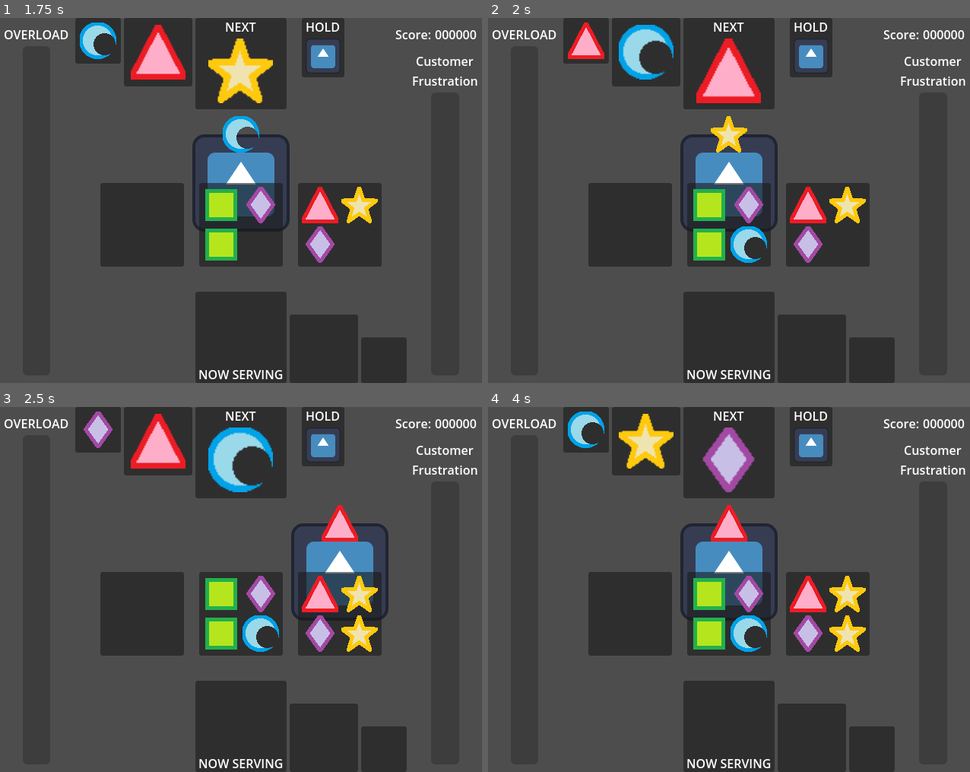
Above: before the commit, frames 1-4 (two rows, left to right).
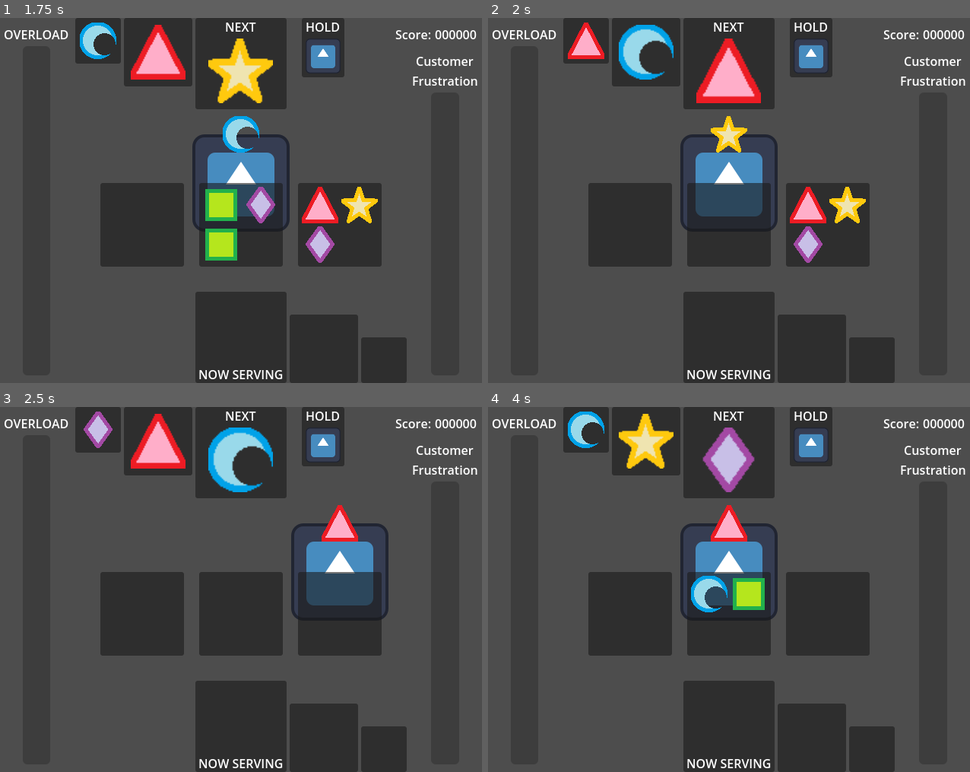
Above: after the commit, the same moments.

Repository: SamBumgardner/cure-all
Game: Godot game, scene res://src/gameplay/gameplay.tscn
The game is run twice, just before and just after one commit, with the same random seed, the same clock (stepped at 60 frames per second) and the same inputs. The engine's default icon, where the game draws it, is replaced by a stand-in: a white triangle on a blue panel in a dark square.
Inputs:
- Up to frame 1 (1.75 s): tap Enter (ui_accept) at 0.5, 0.6, 0.77, 1.07, 1.35, 1.52 s; hold Right (ui_right) 0.53-1.28 s; hold Left (ui_left) from 1.28 s (still down)
- Up to frame 2 (2 s): keep holding Left (ui_left); tap Enter (ui_accept) at 1.82 s
- Up to frame 3 (2.5 s): release Left (ui_left) at 2.03 s; hold Right (ui_right) from 2.03 s (still down); tap Enter (ui_accept) at 2.1 s
- Up to frame 4 (4 s): tap Enter (ui_accept) at 2.75, 2.85, 3.02, 3.32, 3.6, 3.77 s; release Right (ui_right) at 3.53 s; hold Left (ui_left) from 3.53 s (still down)

Frame 1 is identical in both runs. In frame 2, 1.9% of the frame differs, in the area x 42-58%, y 46-68%; in frame 3, 3.5%; in frame 4, 3.8%, in the area x 42-79%, y 46-68%.

Commit message:
make cauldrons trigger brew when filled

Diff:
--- a/game/project.godot
+++ b/game/project.godot
@@ -20,6 +20,55 @@
 window/size/viewport_width=640
 window/size/viewport_height=480
 
+[input]
+
+ui_accept={
+"deadzone": 0.5,
+"events": [Object(InputEventKey,"resource_local_to_scene":false,"resource_name":"","device":0,"window_id":0,"alt_pressed":false,"shift_pressed":false,"ctrl_pressed":false,"meta_pressed":false,"pressed":false,"keycode":4194309,"physical_keycode":0,"key_label":0,"unicode":0,"location":0,"echo":false,"script":null)
+, Object(InputEventKey,"resource_local_to_scene":false,"resource_name":"","device":0,"window_id":0,"alt_pressed":false,"shift_pressed":false,"ctrl_pressed":false,"meta_pressed":false,"pressed":false,"keycode":4194310,"physical_keycode":0,"key_label":0,"unicode":0,"location":0,"echo":false,"script":null)
+, Object(InputEventKey,"resource_local_to_scene":false,"resource_name":"","device":0,"window_id":0,"alt_pressed":false,"shift_pressed":false,"ctrl_pressed":false,"meta_pressed":false,"pressed":false,"keycode":32,"physical_keycode":0,"key_label":0,"unicode":32,"location":0,"echo":false,"script":null)
+, Object(InputEventJoypadButton,"resource_local_to_scene":false,"resource_name":"","device":-1,"button_index":0,"pressure":0.0,"pressed":true,"script":null)
+]
+}
+ui_cancel={
+"deadzone": 0.5,
+"events": [Object(InputEventKey,"resource_local_to_scene":false,"resource_name":"","device":0,"window_id":0,"alt_pressed":false,"shift_pressed":false,"ctrl_pressed":false,"meta_pressed":false,"pressed":false,"keycode":4194305,"physical_keycode":0,"key_label":0,"unicode":0,"location":0,"echo":false,"script":null)
+, Object(InputEventJoypadButton,"resource_local_to_scene":false,"resource_name":"","device":-1,"button_index":1,"pressure":0.0,"pressed":true,"script":null)
+]
+}
+ui_left={
+"deadzone": 0.5,
+"events": [Object(InputEventKey,"resource_local_to_scene":false,"resource_name":"","device":0,"window_id":0,"alt_pressed":false,"shift_pressed":false,"ctrl_pressed":false,"meta_pressed":false,"pressed":false,"keycode":4194319,"physical_keycode":0,"key_label":0,"unicode":0,"location":0,"echo":false,"script":null)
+, Object(InputEventJoypadButton,"resource_local_to_scene":false,"resource_name":"","device":0,"button_index":13,"pressure":0.0,"pressed":false,"script":null)
+, Object(InputEventJoypadMotion,"resource_local_to_scene":false,"resource_name":"","device":0,"axis":0,"axis_value":-1.0,"script":null)
+, Object(InputEventJoypadButton,"resource_local_to_scene":false,"resource_name":"","device":-1,"button_index":13,"pressure":0.0,"pressed":true,"script":null)
+]
+}
+ui_right={
+"deadzone": 0.5,
+"events": [Object(InputEventKey,"resource_local_to_scene":false,"resource_name":"","device":0,"window_id":0,"alt_pressed":false,"shift_pressed":false,"ctrl_pressed":false,"meta_pressed":false,"pressed":false,"keycode":4194321,"physical_keycode":0,"key_label":0,"unicode":0,"location":0,"echo":false,"script":null)
+, Object(InputEventJoypadButton,"resource_local_to_scene":false,"resource_name":"","device":0,"button_index":14,"pressure":0.0,"pressed":false,"script":null)
+, Object(InputEventJoypadMotion,"resource_local_to_scene":false,"resource_name":"","device":0,"axis":0,"axis_value":1.0,"script":null)
+, Object(InputEventJoypadButton,"resource_local_to_scene":false,"resource_name":"","device":-1,"button_index":14,"pressure":0.0,"pressed":true,"script":null)
+]
+}
+ui_up={
+"deadzone": 0.5,
+"events": [Object(InputEventKey,"resource_local_to_scene":false,"resource_name":"","device":0,"window_id":0,"alt_pressed":false,"shift_pressed":false,"ctrl_pressed":false,"meta_pressed":false,"pressed":false,"keycode":4194320,"physical_keycode":0,"key_label":0,"unicode":0,"location":0,"echo":false,"script":null)
+, Object(InputEventJoypadButton,"resource_local_to_scene":false,"resource_name":"","device":0,"button_index":11,"pressure":0.0,"pressed":false,"script":null)
+, Object(InputEventJoypadMotion,"resource_local_to_scene":false,"resource_name":"","device":0,"axis":1,"axis_value":-1.0,"script":null)
+, Object(InputEventJoypadButton,"resource_local_to_scene":false,"resource_name":"","device":-1,"button_index":11,"pressure":0.0,"pressed":true,"script":null)
+]
+}
+ui_down={
+"deadzone": 0.5,
+"events": [Object(InputEventKey,"resource_local_to_scene":false,"resource_name":"","device":0,"window_id":0,"alt_pressed":false,"shift_pressed":false,"ctrl_pressed":false,"meta_pressed":false,"pressed":false,"keycode":4194322,"physical_keycode":0,"key_label":0,"unicode":0,"location":0,"echo":false,"script":null)
+, Object(InputEventJoypadButton,"resource_local_to_scene":false,"resource_name":"","device":0,"button_index":12,"pressure":0.0,"pressed":false,"script":null)
+, Object(InputEventJoypadMotion,"resource_local_to_scene":false,"resource_name":"","device":0,"axis":1,"axis_value":1.0,"script":null)
+, Object(InputEventJoypadButton,"resource_local_to_scene":false,"resource_name":"","device":-1,"button_index":12,"pressure":0.0,"pressed":true,"script":null)
+]
+}
+
 [rendering]
 
 renderer/rendering_method="gl_compatibility"
--- /dev/null
+++ b/game/src/gameplay/helper/potion.gd
@@ -0,0 +1,8 @@
+class_name Potion extends RefCounted
+
+var level: int
+var types: Array[Ingredient.TYPES]
+
+func _init(_level: int, _types: Array[Ingredient.TYPES]) -> void:
+    level = _level
+    types = _types
--- a/game/src/gameplay/ui/cauldron.gd
+++ b/game/src/gameplay/ui/cauldron.gd
@@ -1,20 +1,62 @@
 class_name Cauldron extends Control
 
+signal potion_produced(
+    potion: Potion,
+    splash_left: Array[Ingredient.TYPES],
+    splash_right: Array[Ingredient.TYPES]
+)
+
 const MAX_INGREDIENTS: int = 4
+const MIN_MATCH: int = 2
 
 @export var ingredient_container: Node
 
-@onready var ingredients: Array[Node] = ingredient_container.get_children()
-var active_ingredients_count = 0
+@onready var ingredient_displays: Array[Node] = ingredient_container.get_children()
+var ingredient_types: Array[int] = []
 
 func _ready() -> void:
-    ingredients.map(func(x): x.hide())
+    ingredient_displays.map(func(x): x.hide())
 
 func add_ingredient(ingredient_type: Ingredient.TYPES) -> void:
-    if active_ingredients_count < MAX_INGREDIENTS:
-        var current_ingredient: TextureRect = ingredients[active_ingredients_count] as TextureRect
+    if ingredient_types.size() < MAX_INGREDIENTS:
+        ingredient_types.push_back(ingredient_type)
+
+        var current_ingredient: TextureRect = ingredient_displays[ingredient_types.size() - 1] as TextureRect
         current_ingredient.show()
-
         var ingredient_name = Ingredient.INGREDIENT_NAMES[ingredient_type]
         current_ingredient.texture = load(Ingredient.INGREDIENT_ICON_FORMAT % ingredient_name)
-        active_ingredients_count += 1
+
+        if ingredient_types.size() == MAX_INGREDIENTS:
+            full_brew()
+
+func full_brew() -> void:
+    var ingredient_counts: Array[Array] = []
+    for i in Ingredient.TYPES.size():
+        ingredient_counts.push_back([])
+
+    var potion: Potion = Potion.new(-1, [])
+    for i in ingredient_types.size():
+        ingredient_counts[ingredient_types[i]].push_back(i)
+
+        var matching_ingredient_count = ingredient_counts[ingredient_types[i]].size()
+        potion.level = max(matching_ingredient_count - MIN_MATCH, potion.level)
+
+        if matching_ingredient_count == MIN_MATCH:
+            potion.types.push_back(ingredient_types[i])
+
+    var splash_left: Array[Ingredient.TYPES] = []
+    var splash_right: Array[Ingredient.TYPES] = []
+    for i in ingredient_counts.size():
+        if ingredient_counts[i].size() < MIN_MATCH:
+            for index in ingredient_counts[i]:
+                if index % 2 == 0:
+                    splash_left.push_back(i)
+                else:
+                    splash_right.push_back(i)
+
+    potion_produced.emit(potion, splash_left, splash_right)
+    empty_cauldron()
+
+func empty_cauldron() -> void:
+    ingredient_types.clear()
+    ingredient_displays.map(func(x): x.hide())
